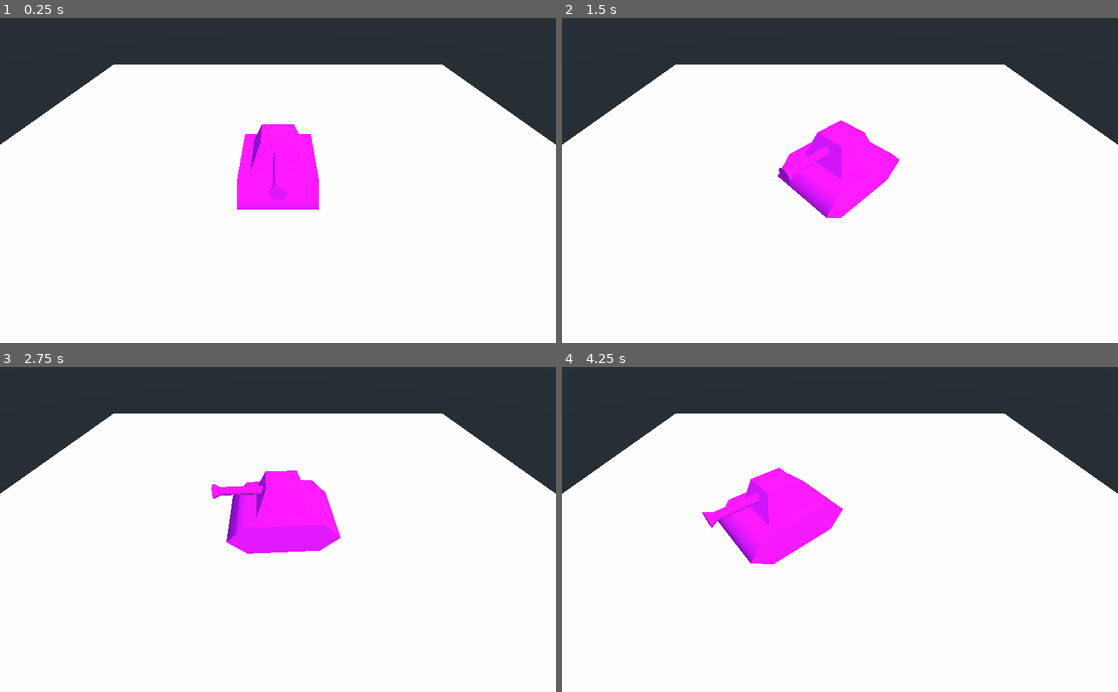
Above: before the commit, frames 1-4 (two rows, left to right).
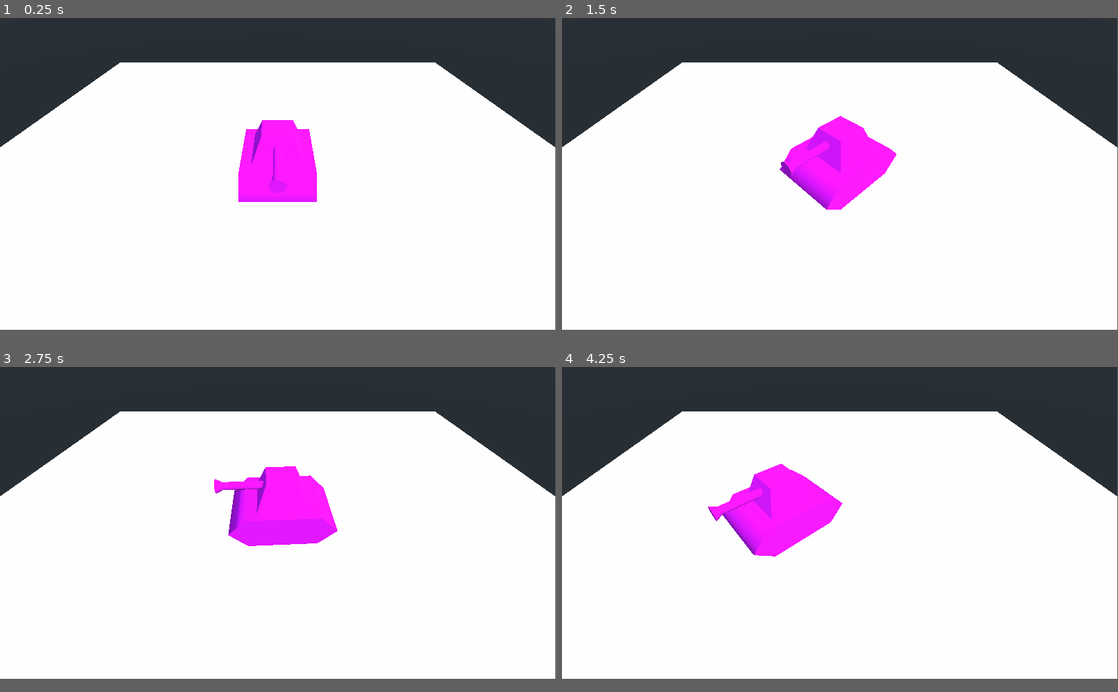
Above: after the commit, the same moments.

Repository: Hasnep/combatanks
Game: Godot game, scene res://World.tscn
Same seed, same stepped clock (60 frames per second), same inputs: the game is played once before the commit and once after it.
Inputs:
- Up to frame 1 (0.25 s): no input
- Up to frame 2 (1.5 s): tap Enter at 0.5 s; hold Right (turn_right) 0.53-1.28 s; hold Down (move_backward) from 1.28 s (still down)
- Up to frame 3 (2.75 s): release Down (move_backward) at 2.03 s; hold Right (turn_right) from 2.03 s (still down)
- Up to frame 4 (4.25 s): release Right (turn_right) at 2.78 s; hold Up (move_forward) 2.78-3.53 s; hold Left (turn_left) from 3.53 s (still down)
The window is 800x468 before the commit and 799x449 after it. Grey fills any space a smaller window leaves; there, only what the larger window draws over its background counts as a difference.

The runs differ from the first frame. In frame 1, 1.6% of the frame differs, in the area x 0-100%, y 0-59%; in frame 2, 2.2%; in frame 3, 2.1%; in frame 4, 2.3%, in the area x 0-100%, y 0-61%.

Commit message:
Make window 1080p

Diff:
--- a/project.godot
+++ b/project.godot
@@ -21,6 +21,8 @@
 
 [display]
 
+window/size/width=1920
+window/size/height=1080
 window/size/fullscreen=true
 
 [input]
